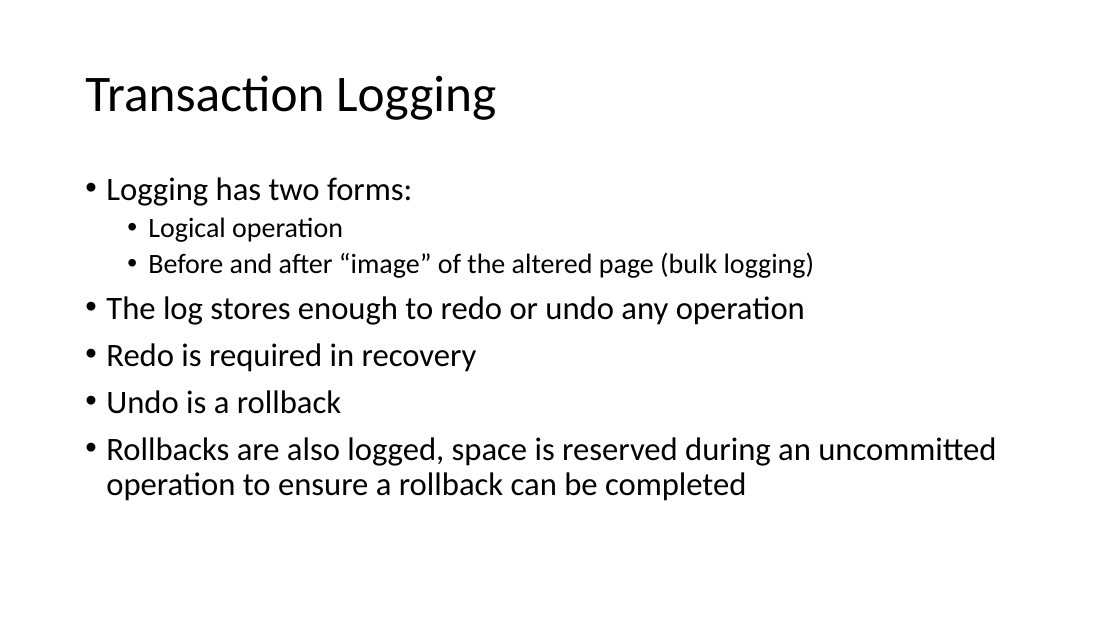
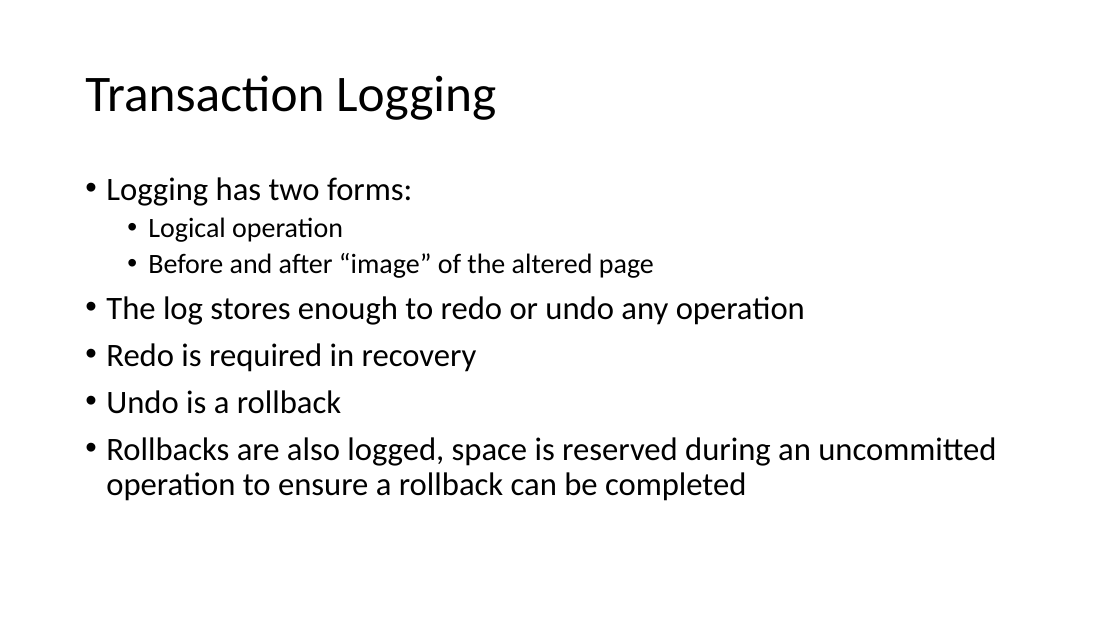
Before and after one commit to sabinio/SQLTraining, a slide deck: slide 4 of Slides/1. Logging.pptx. Drawn at 1120x630 pixels with LibreOffice and Linux fonts; fonts in the diff are those of the drawing. Boxes give left, top, right and bottom in pixels: in the first picture for what was removed or moved away, otherwise in the second. Text is boxed around its words. In the diff, an @@ line names an element or a change of style, - is before the commit and + after.

```diff
--- a/Slides/1. Logging.pptx
+++ b/Slides/1. Logging.pptx
@@ text at <box>148,253,654,278</box>: text changed @@
-  • Before and after “image” of the altered page (bulk logging)
+  • Before and after “image” of the altered page
```
Also in this commit, not shown: 5 other slides changed, 4 slides added, 1 slide removed.
